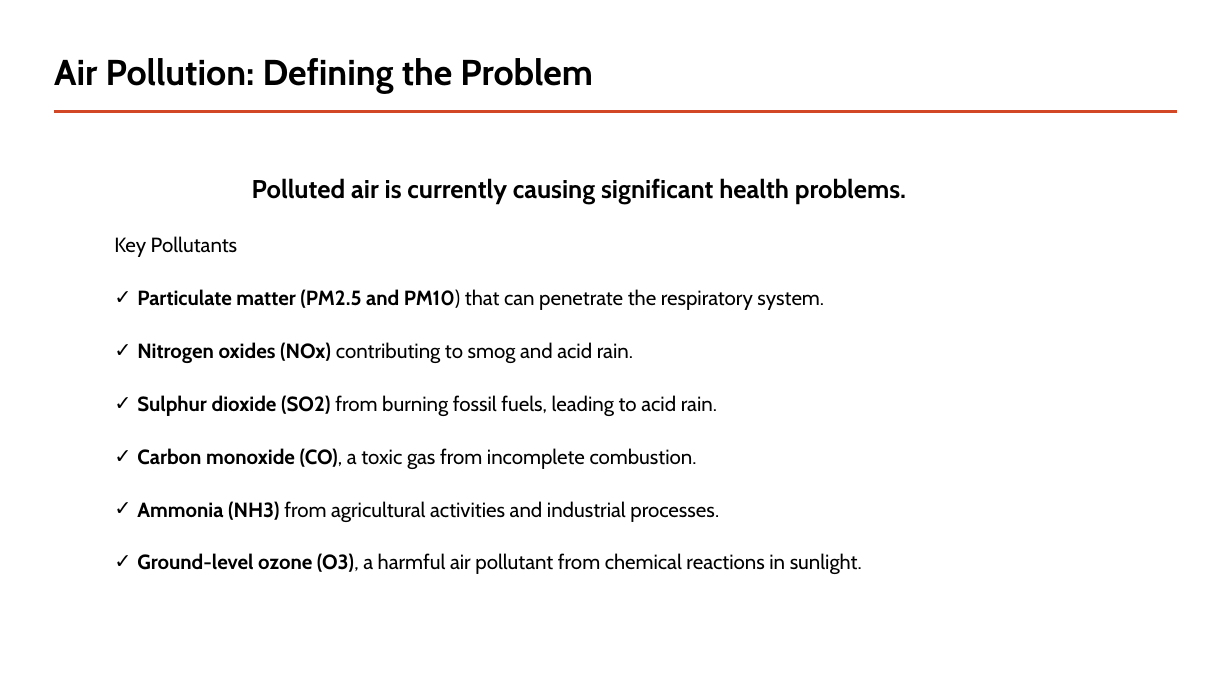
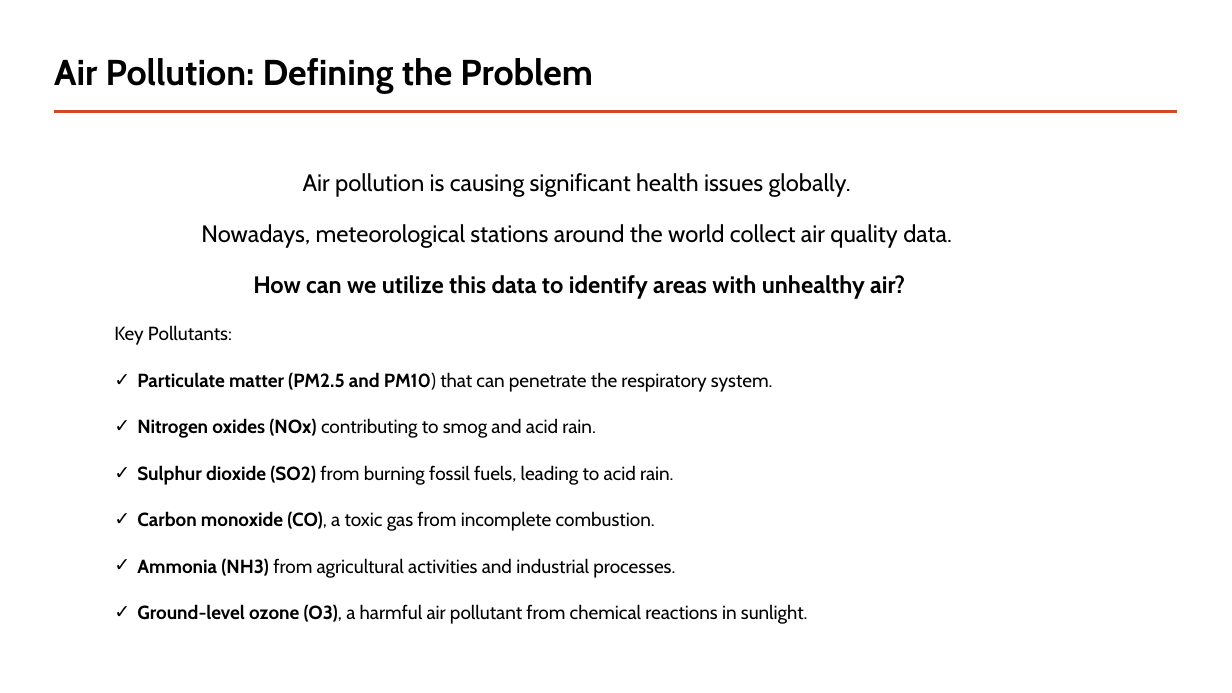
Before and after one commit to piotreks-uw-edu/kafka-weather-pipeline, a slide deck: slide 2 of Presentation/Processing Data on Air Pollution in Europe on Modern Data Platform.pptx. Drawn at 1232x693 pixels with LibreOffice and Linux fonts; fonts in the diff are those of the drawing. Boxes give left, top, right and bottom in pixels: in the first picture for what was removed or moved away, otherwise in the second. Text is boxed around its words. In the diff, an @@ line names an element or a change of style, - is before the commit and + after.

```diff
--- a/Presentation/Processing Data on Air Pollution in Europe on Modern Data Platform.pptx
+++ b/Presentation/Processing Data on Air Pollution in Europe on Modern Data Platform.pptx
@@ text at [114, 173, 952, 345]: text changed; size 20 to 18.5 pt; bold off @@
-Polluted air is currently causing significant health problems.
-Key Pollutants
+Air pollution is causing significant health issues globally.
+Nowadays, meteorological stations around the world collect air quality data.
+How can we utilize this data to identify areas with unhealthy air?
+Key Pollutants:
@@ text at [137, 372, 808, 624]: size 16 to 14.8 pt in "Particulate matter (PM2.5 and PM10) that can ...", "Nitrogen oxides (NOx) contributing to smog and ...", "Sulphur dioxide (SO2) from burning fossil fuels, ...", "Carbon monoxide (CO), a toxic gas from ..." and 2 more places; line spacing 1 to 0.8 @@
```
Also in this commit, not shown: 6 other slides changed.
